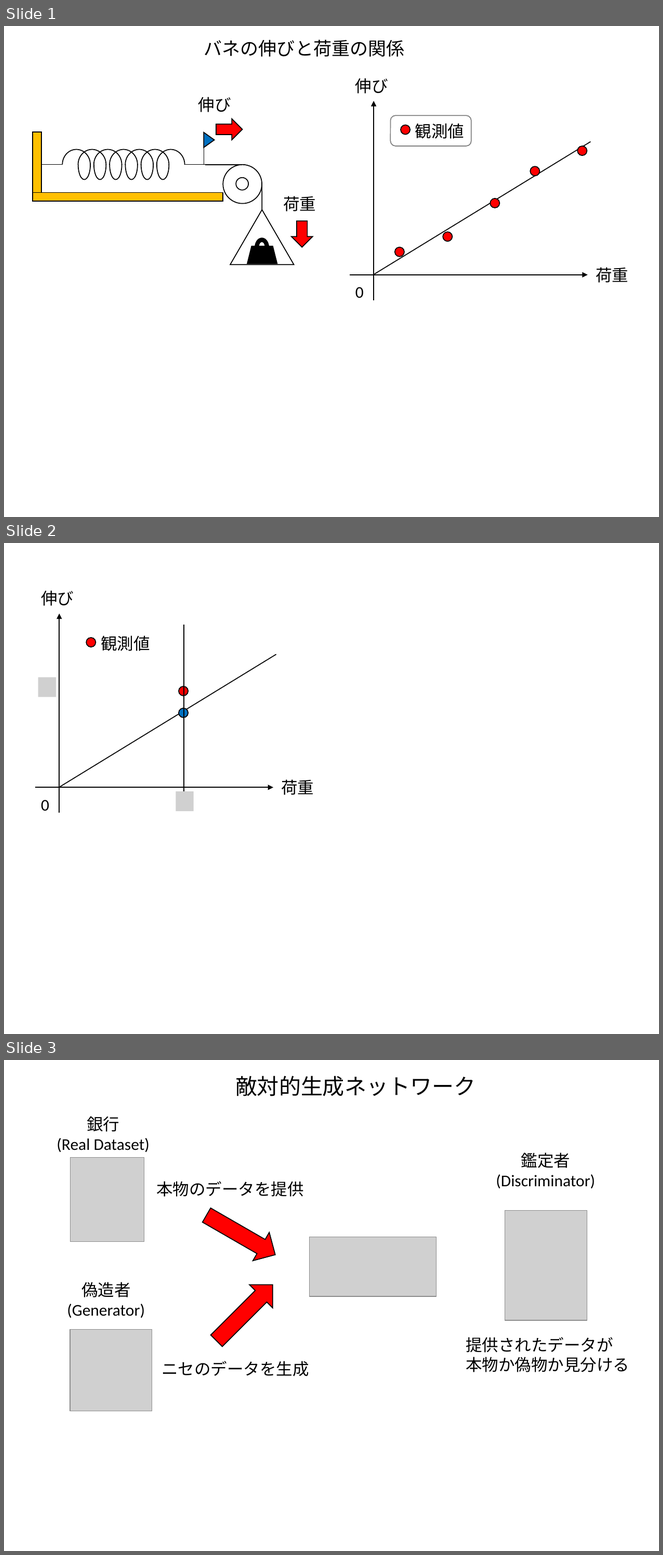
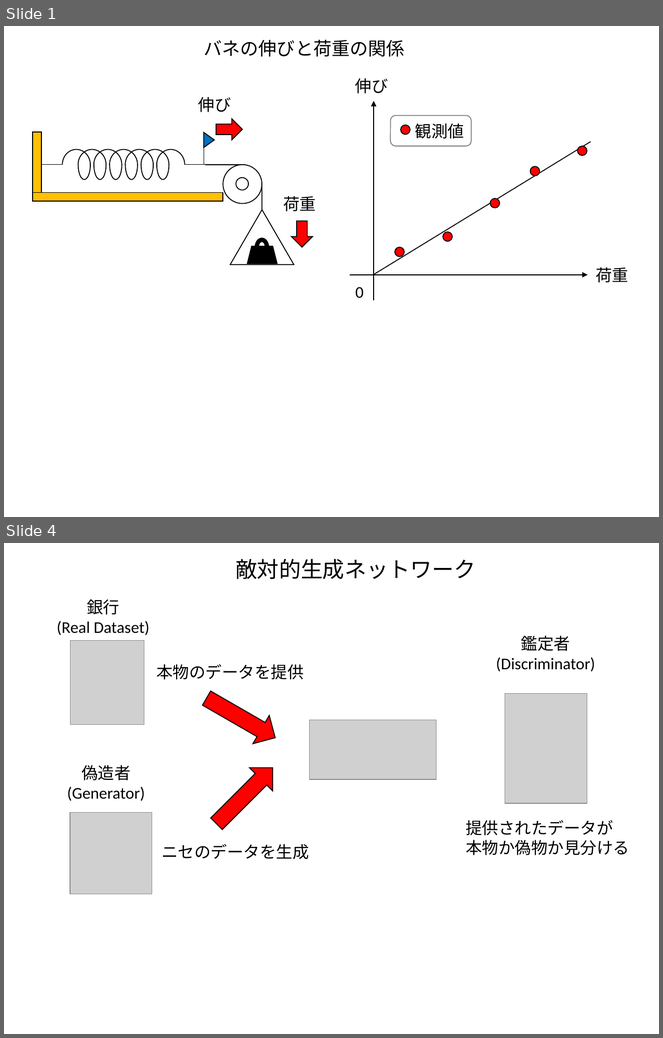
Before and after one commit to kaityo256/python_zero, a slide deck: gan/fig/fig.pptx. Shown one above the other, each under a label of ours: slides 1, 2 and 3 before the commit, slides 1 and 4 after it; the slides between them are not shown. The pictures are 663x1555 and 663x1038 pixels, drawn with LibreOffice and Linux fonts; fonts in the diff are those of the drawing; grey boxes stand for pictures. Boxes give left, top, right and bottom in pixels: in the first picture for what was removed or moved away, otherwise in the second. Text is boxed around its words. In the diff, an @@ line names an element or a change of style, - is before the commit and + after.

Commit message:
updates figure

```diff
--- a/gan/fig/fig.pptx
+++ b/gan/fig/fig.pptx
@@ slide 2 removed at [4, 543, 659, 1034], background #FFFFFF @@
@@ text removed at [41, 590, 74, 606] @@
-伸び
@@ arrow removed from (59, 813) to (59, 614) @@
@@ text removed at [101, 636, 150, 651] @@
-観測値
@@ line removed from (183, 624) to (183, 793) @@
@@ ellipse removed at [87, 637, 96, 646] @@
@@ line removed from (60, 787) to (276, 654) @@
@@ picture removed at [38, 677, 56, 697] @@
@@ ellipse removed at [179, 687, 188, 696] @@
@@ ellipse removed at [179, 708, 188, 717] @@
@@ arrow removed from (35, 787) to (273, 787) @@
@@ picture removed at [176, 792, 193, 811] @@
@@ text removed at [281, 780, 314, 795] @@
-荷重
@@ text removed at [41, 800, 49, 811] @@
-0
@@ what was slide 3 is now slide 4 @@
```
Also in this commit, not shown: 2 slides added.
